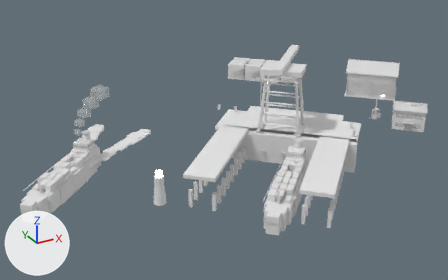
The FBX model Assets/Art/KayseriIsland/Models/Ruby/Phase2/Port_P2.fbx as it was, and as the next commit left it.
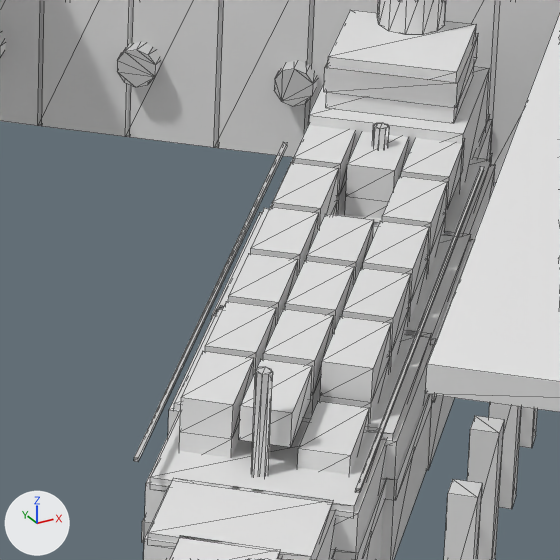
The first picture shows the older version from a 50 mm lens placed at (-246.5, -266.7, 88.8), pointed at (-153.2, -97.0, 4.0). The close-ups show the older and then the newer version on the part from 55% to 71% of the width and 52% to 77% of the height of that picture. Only the edits that show in the close-ups are written down. The axes (+X, +Y, +Z) are drawn at lower left. The lights are the same throughout. The close-ups show mesh edges as thin lines. Where no turn or scale is listed for an object, it has been applied to the vertices. Vertices at exactly the same position are counted once.

Names of what the first close-up shows: 'Port.Pier0', 'Port.QuayWall', 'Port.Ship0'.
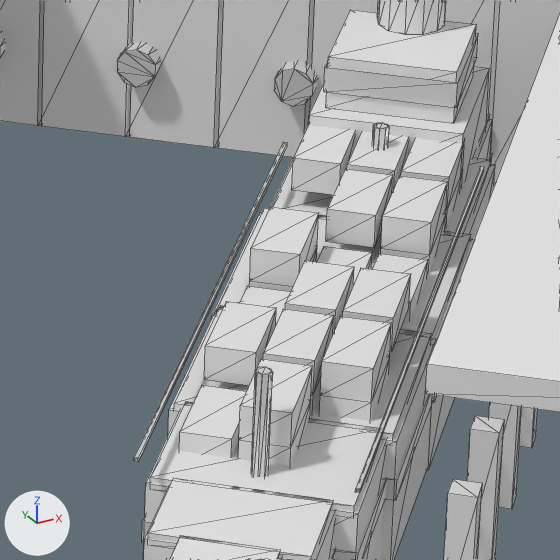
Location of each change, (x1, y1, x2, y2) in pixels of the close-ups (560 x 560 px; the box of a moved part takes in the faces that stretch with it):
part 1 of me_port_ship0_001, moved or reshaped
    before: (272, 162, 338, 229)
    after: (326, 169, 393, 247)
part 2 of me_port_ship0_001, deleted
    before: (180, 351, 254, 439)
part 3 of me_port_ship0_001, deleted
    before: (363, 221, 429, 302)
part 4 of me_port_ship0_001, deleted (mostly hidden)
    before: (331, 201, 337, 215)
part 5 of me_port_ship0_001, deleted
    before: (228, 253, 298, 324)
part 6 of me_port_ship0_001, deleted
    before: (307, 214, 374, 285)
part 7 of me_port_ship0_001, cut back
    before: (205, 268, 411, 475)
    after: (238, 368, 312, 466)
part 8 of me_port_ship0_001, moved or reshaped
    before: (293, 132, 355, 213)
    after: (401, 139, 465, 227)

The edits, one by one:
me_port_ship0_001 is used by ob_port_ship0; location (-146.91, -126.1, -2.85).
me_port_ship0_001 had 560 vertices, 864 faces and spanned x -16.4..17.1, y -16.4..17.1, z -3.7..9.6.
me_port_ship0_001 now has 496 vertices, 768 faces and spans x -16.4..17.1, y -16.4..17.1, z -3.7..9.6.
me_port_ship0_001 part 1: the loose piece of 8 vertices spanning x 0.8..4.8, y 3.9..7.9, z 2.9..4.3 is moved by (1.6, -1.6, 0.0), in mat_blue (white #e7e7e7).
me_port_ship0_001 part 2: the loose piece of 8 vertices spanning x -11.0..-7.0, y -7.9..-3.9, z 2.9..4.3 is deleted.
me_port_ship0_001 part 3: the loose piece of 8 vertices spanning x 0.9..5.0, y -2.2..1.9, z 2.9..4.3 is deleted.
me_port_ship0_001 part 4: the loose piece of 8 vertices spanning x 0.8..4.8, y 3.9..7.9, z 1.4..2.9 is deleted.
me_port_ship0_001 part 5: the loose piece of 8 vertices spanning x -5.1..-1.1, y -2.0..2.0, z 2.9..4.3 is deleted.
me_port_ship0_001 part 6: the loose piece of 8 vertices spanning x -0.6..3.4, y -0.6..3.4, z 2.9..4.3 is deleted.
me_port_ship0_001 part 7: 32 vertices removed from x -8.1..2.0, y -11.0..0.5, z 1.4..2.9; 8 vertices added at x -9.5..-5.5, y -9.5..-5.5, z 1.4..2.9.
me_port_ship0_001 part 8: 8 vertices removed from x 3.7..7.8, y 6.9..10.9, z 1.4..2.9; 8 vertices added at x 6.9..10.9, y 3.7..7.8, z 1.4..2.9.
